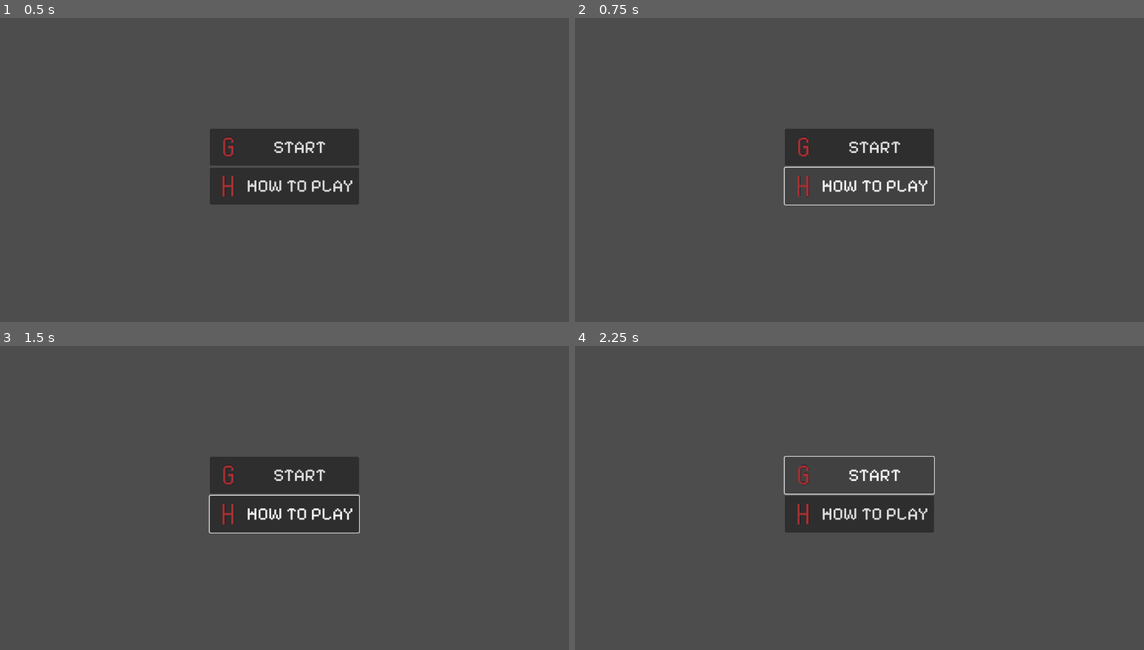
Above: before the commit, frames 1-4 (two rows, left to right).
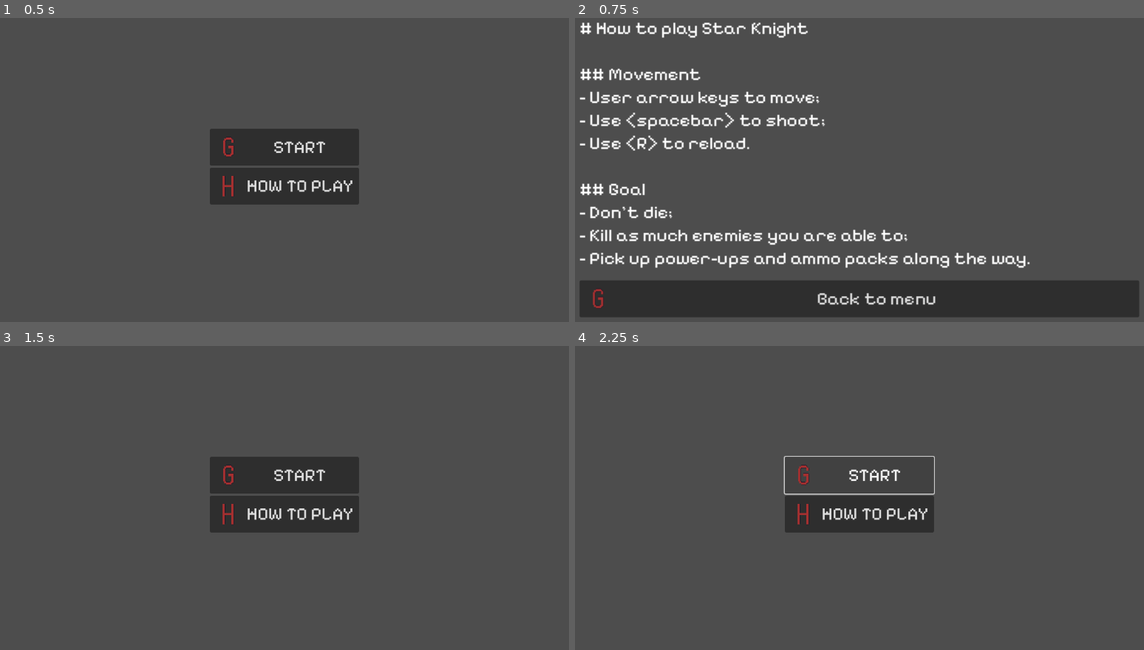
Above: after the commit, the same moments.

Repository: StampedeStudios/star-knight-gd
Game: Godot game, scene res://scenes/user_interface/UserInterface.tscn
The game is run twice, just before and just after one commit, with the same random seed, the same clock (stepped at 60 frames per second) and the same inputs. This scene is started directly instead of the project's main scene.
Inputs (mouse positions are in pixels of both pictures, inside the frame that each line leads up to):
- Up to frame 1 (0.5 s): no input
- Up to frame 2 (0.75 s): click "HOW TO PLAY" at 0.5 s
- Up to frame 3 (1.5 s): click (284, 625) at 1.25 s, where only the run after the commit has a clickable "Back to menu"
- Up to frame 4 (2.25 s): click "START" at 2 s

Frame 1 is identical in both runs. In frame 2, 21% of the frame differs, in the area x 0-100%, y 1-99%; in frame 3, 0.2%; in frame 4, nothing differs.

Commit message:
feat: improved UI and handled rough level loading
- Added how-to-play section;
- Handled UI panels rendering;
- Implemented first version of level loading.

Diff:
--- a/levels/Level1.tscn
+++ b/levels/Level1.tscn
@@ -1,10 +1,20 @@
-[gd_scene load_steps=3 format=3 uid="uid://d3o5f2fpj8rru"]
-
-[ext_resource type="PackedScene" uid="uid://rno3jbxogp8r" path="res://scenes/user_interface/Menu.tscn" id="1_i760j"]
+[gd_scene load_steps=2 format=3 uid="uid://d3o5f2fpj8rru"]
 
 [sub_resource type="GDScript" id="GDScript_3xum5"]
 
 [node name="Level1" type="Node2D"]
 script = SubResource("GDScript_3xum5")
 
-[node name="menu" parent="." instance=ExtResource("1_i760j")]
+[node name="Control" type="Control" parent="."]
+layout_mode = 3
+anchors_preset = 15
+anchor_right = 1.0
+anchor_bottom = 1.0
+grow_horizontal = 2
+grow_vertical = 2
+
+[node name="Button" type="Button" parent="Control"]
+layout_mode = 0
+offset_right = 8.0
+offset_bottom = 8.0
+text = "LEVEL 1"
--- /dev/null
+++ b/scenes/GameManager.tscn
@@ -0,0 +1,11 @@
+[gd_scene load_steps=3 format=3 uid="uid://dcw04rs4hxoe5"]
+
+[ext_resource type="Script" path="res://scripts/game_manager/game_manager.gd" id="1_gp4mn"]
+[ext_resource type="PackedScene" uid="uid://ct54s10ac24la" path="res://scenes/user_interface/UserInterface.tscn" id="2_l7ke8"]
+
+[node name="GameManager" type="Node"]
+script = ExtResource("1_gp4mn")
+
+[node name="UserInterface" parent="." instance=ExtResource("2_l7ke8")]
+
+[connection signal="event_initiated" from="UserInterface" to="." method="_on_user_interface_event_initiated"]
--- a/scenes/game_manager.tscn
+++ /dev/null
@@ -1,11 +0,0 @@
-[gd_scene load_steps=3 format=3 uid="uid://dcw04rs4hxoe5"]
-
-[ext_resource type="Script" path="res://scripts/game_manager/game_manager.gd" id="1_cb0cv"]
-[ext_resource type="PackedScene" uid="uid://ct54s10ac24la" path="res://scenes/user_interface/UserInterface.tscn" id="2_0t24e"]
-
-[node name="GameManager" type="Node"]
-script = ExtResource("1_cb0cv")
-
-[node name="UserInterface" parent="." instance=ExtResource("2_0t24e")]
-
-[connection signal="event_initiated" from="UserInterface" to="." method="_on_user_interface_event_initiated"]
--- /dev/null
+++ b/scenes/user_interface/HowToPlaySection.tscn
@@ -0,0 +1,56 @@
+[gd_scene load_steps=5 format=3 uid="uid://ead0ewemcswu"]
+
+[ext_resource type="Script" path="res://scripts/user_inteface/how_to_play_section.gd" id="1_gl0v8"]
+[ext_resource type="Texture2D" uid="uid://bvhe4dwmndnov" path="res://assets/user_interface/shortcuts/g.png" id="2_sirvs"]
+
+[sub_resource type="InputEventKey" id="InputEventKey_rnumx"]
+keycode = 71
+unicode = 71
+
+[sub_resource type="Shortcut" id="Shortcut_ndyib"]
+events = [SubResource("InputEventKey_rnumx")]
+
+[node name="HowToPlaySection" type="CanvasLayer"]
+offset = Vector2(0.5, 0.5)
+transform = Transform2D(1, 0, 0, 1, 0.5, 0.5)
+script = ExtResource("1_gl0v8")
+
+[node name="MarginContainer" type="MarginContainer" parent="."]
+anchors_preset = 15
+anchor_right = 1.0
+anchor_bottom = 1.0
+grow_horizontal = 2
+grow_vertical = 2
+size_flags_horizontal = 4
+size_flags_vertical = 4
+theme_override_constants/margin_left = 30
+theme_override_constants/margin_top = 30
+theme_override_constants/margin_right = 30
+theme_override_constants/margin_bottom = 30
+
+[node name="VBoxContainer" type="VBoxContainer" parent="MarginContainer"]
+layout_mode = 2
+
+[node name="HowToPlayTxt" type="RichTextLabel" parent="MarginContainer/VBoxContainer"]
+layout_mode = 2
+size_flags_vertical = 3
+bbcode_enabled = true
+text = "[b]# How to play Star Knight[/b]
+
+[b]## Movement[/b]
+- User arrow keys to move;
+- Use <spacebar> to shoot;
+- Use <R> to reload.
+
+[b]## Goal[/b]
+- Don't die;
+- Kill as much enemies you are able to;
+- Pick up power-ups and ammo packs along the way."
+
+[node name="BackToMenuBtn" type="Button" parent="MarginContainer/VBoxContainer"]
+layout_mode = 2
+shortcut = SubResource("Shortcut_ndyib")
+text = "Back to menu"
+icon = ExtResource("2_sirvs")
+
+[connection signal="pressed" from="MarginContainer/VBoxContainer/BackToMenuBtn" to="." method="_on_back_to_menu_btn_pressed"]
--- a/scenes/user_interface/UserInterface.tscn
+++ b/scenes/user_interface/UserInterface.tscn
@@ -1,7 +1,8 @@
-[gd_scene load_steps=3 format=3 uid="uid://ct54s10ac24la"]
+[gd_scene load_steps=4 format=3 uid="uid://ct54s10ac24la"]
 
 [ext_resource type="Script" path="res://scripts/user_inteface/user_interface.gd" id="1_38enu"]
 [ext_resource type="PackedScene" uid="uid://rno3jbxogp8r" path="res://scenes/user_interface/Menu.tscn" id="1_qfbop"]
+[ext_resource type="PackedScene" uid="uid://ead0ewemcswu" path="res://scenes/user_interface/HowToPlaySection.tscn" id="3_7k63e"]
 
 [node name="UserInterface" type="Control"]
 layout_mode = 3
@@ -14,4 +15,7 @@
 
 [node name="Menu" parent="." instance=ExtResource("1_qfbop")]
 
+[node name="HowToPlaySection" parent="." instance=ExtResource("3_7k63e")]
+
 [connection signal="control_triggered" from="Menu" to="." method="_on_menu_control_triggered"]
+[connection signal="control_triggered" from="HowToPlaySection" to="." method="_on_how_to_play_section_control_triggered"]
--- a/scripts/enums.gd
+++ b/scripts/enums.gd
@@ -1,9 +1,14 @@
 class_name Enums
+## Defines all constant enums used by the entire codebase.
 
+## All Menu and sub-menu events triggered which require to be handled by the [code]User Interface[/code].
 enum MenuEvent {
     START_BTN_PRESSED,
+    HOW_TO_PLAY_BTN_PRESSED,
+    BACK_TO_MENU_BTN_PRESSED,
 }
 
+## All UI events triggered which require to be handled by [code]Game Manager[/code].
 enum UIEvent {
     GAME_STARTED,
     GAME_PAUSED,
--- a/scripts/game_manager/game_manager.gd
+++ b/scripts/game_manager/game_manager.gd
@@ -1,10 +1,25 @@
 extends Node
+## The [code]Game Manager[/code] is the handler of the game loop.
+##
+## Every logic which require cooperation between different systems should be handled here to respect the principle "call down signal up".
 
+## User Interface reference.
+@onready var user_interface = $UserInterface
+
+## Handles all UI signals/events triggered from [code]User Interface[/code].
+##
+## Handles all UI events which require game logic centrilized in the [code]Game Manager[/code] such as:[br]- Load Level;[br]- Save Level;[br]- Pause Game.
 func _on_user_interface_event_initiated(event: Enums.UIEvent):
     match event:
         Enums.UIEvent.GAME_STARTED:
-            print_debug("Loading level")
-            # TODO: Load level
+            var level = load("res://levels/Level1.tscn")
+
+            if not level:
+                print("Error loading level")
+                return
+
+            user_interface.hide_all()
+            add_child(level.instantiate())
             pass
         _:
             pass
--- /dev/null
+++ b/scripts/user_inteface/how_to_play_section.gd
@@ -0,0 +1,10 @@
+extends CanvasLayer
+
+## Signal that handles all How To Play section events.
+signal control_triggered(event: Enums.MenuEvent)
+
+## Signal emitted when [code]back_to_menu_btn[/code] is pressed.
+##
+## This function simply propagate the signal to be handled by upper parent which is typically the [code]User Interface[/code].
+func _on_back_to_menu_btn_pressed():
+    control_triggered.emit(Enums.MenuEvent.BACK_TO_MENU_BTN_PRESSED)
--- a/scripts/user_inteface/menu.gd
+++ b/scripts/user_inteface/menu.gd
@@ -1,10 +1,17 @@
 extends CanvasLayer
+## Handle all functionalities and events triggered by the Menu Canvas.
 
+## Signal that handles all menu events.
 signal control_triggered(event: Enums.MenuEvent)
 
+## Signal emitted when [code]start_btn[/code] is pressed.
+##
+## This function simply propagate the signal to be handled by upper parent which is typically the [code]User Interface[/code].
 func _on_start_btn_pressed():
     control_triggered.emit(Enums.MenuEvent.START_BTN_PRESSED)
 
+## Signal emitted when [code]how_to_play_btn[/code] is pressed.
+##
+## This function simply propagate the signal to be handled by upper parent which is typically the [code]User Interface[/code].
 func _on_how_to_play_btn_pressed():
-    # TODO: Handle this function
-    pass # Replace with function body.
+    control_triggered.emit(Enums.MenuEvent.HOW_TO_PLAY_BTN_PRESSED)
--- a/scripts/user_inteface/user_interface.gd
+++ b/scripts/user_inteface/user_interface.gd
@@ -1,11 +1,47 @@
 extends Control
+## Handle all functionalities and events triggered by all UI elements.
+##
+## Will handle all signal and functionality which cannot be solved internally by its children. [br]Currently handling:[br]- Menu;[br]- How To Play section.[br]-HUD.
 
+## Menu Canvas Layer
+@onready var menu: CanvasLayer = $Menu
+## HTP Section Canvas Layer
+@onready var how_to_play_section: CanvasLayer = $HowToPlaySection
+
+## Signal that handles all UI events that require help from [code]Game Manager[/code].
 signal event_initiated(event: Enums.UIEvent)
 
+func _ready():
+    how_to_play_section.hide()
+
+## Handles all [param event] coming from Menu Canvas Leyer.
 func _on_menu_control_triggered(event: Enums.MenuEvent):
-    # TODO: Handle preloading of level (e.g. hide menu, stop music etc.)
     match event:
         Enums.MenuEvent.START_BTN_PRESSED:
             event_initiated.emit(Enums.UIEvent.GAME_STARTED)
+        Enums.MenuEvent.HOW_TO_PLAY_BTN_PRESSED:
+            _pop_how_to_play()
         _:
             pass
+
+## Handles all [param event] coming from How To Play Section.
+func _on_how_to_play_section_control_triggered(event: Enums.MenuEvent):
+    match event:
+        Enums.MenuEvent.BACK_TO_MENU_BTN_PRESSED:
+            _pop_menu()
+        _:
+            pass
+
+## Hidden all menu elements but [code]How to Play section[/code].
+func _pop_how_to_play():
+    menu.hide()
+    how_to_play_section.show()
+
+## Hidden all menu elements but [code]Menu[/code].
+func _pop_menu():
+    how_to_play_section.hide()
+    menu.show()
+
+func hide_all():
+    menu.hide()
+    how_to_play_section.hide()
Not shown, changed: README.md
